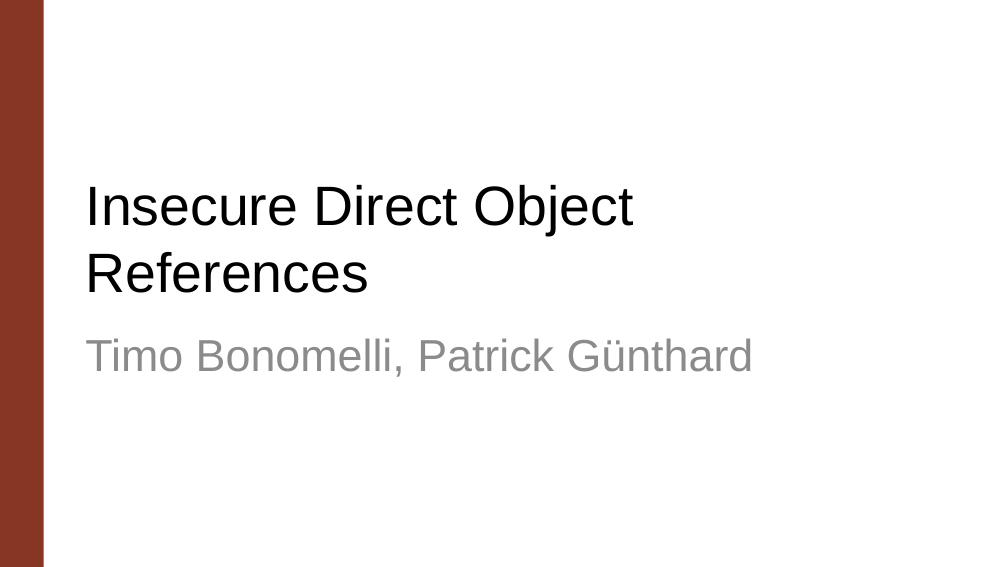
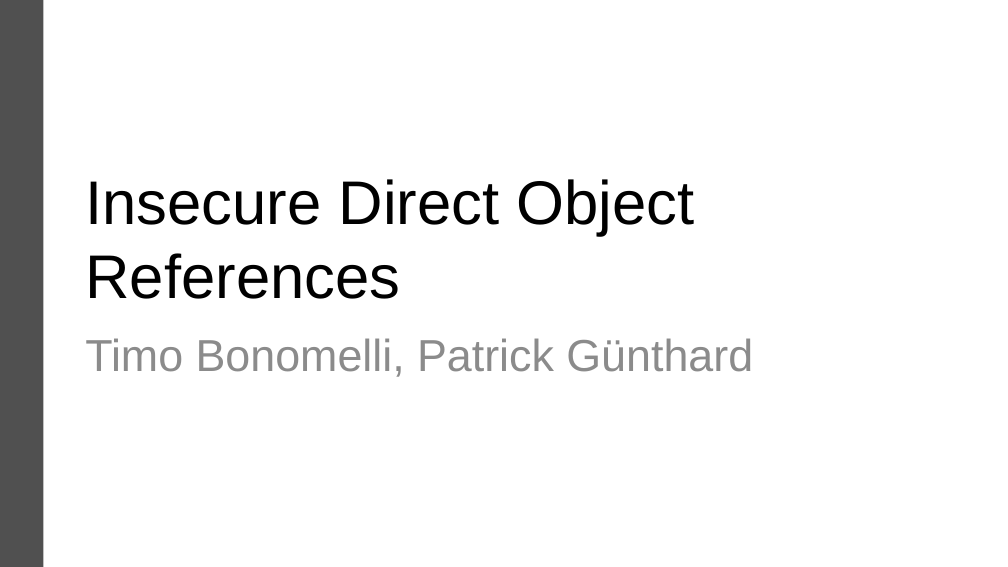
Before and after one commit to patrickgue/bbw, a slide deck: slide 1 of m183/Insecure Direct Object References.pptx. Drawn at 1008x567 pixels with LibreOffice and Linux fonts; fonts in the diff are those of the drawing. Boxes give left, top, right and bottom in pixels: in the first picture for what was removed or moved away, otherwise in the second. Text is boxed around its words. In the diff, an @@ line names an element or a change of style, - is before the commit and + after.

```diff
--- a/m183/Insecure Direct Object References.pptx
+++ b/m183/Insecure Direct Object References.pptx
@@ rectangle at bbox=[0, 0, 43, 566]: fill #873624 to #505050 @@
@@ text "Insecure Direct Object References" at bbox=[86, 179, 695, 299]: size 39.6 to 44 pt @@
```
Also in this commit, not shown: 6 other slides changed, 5 other files.
